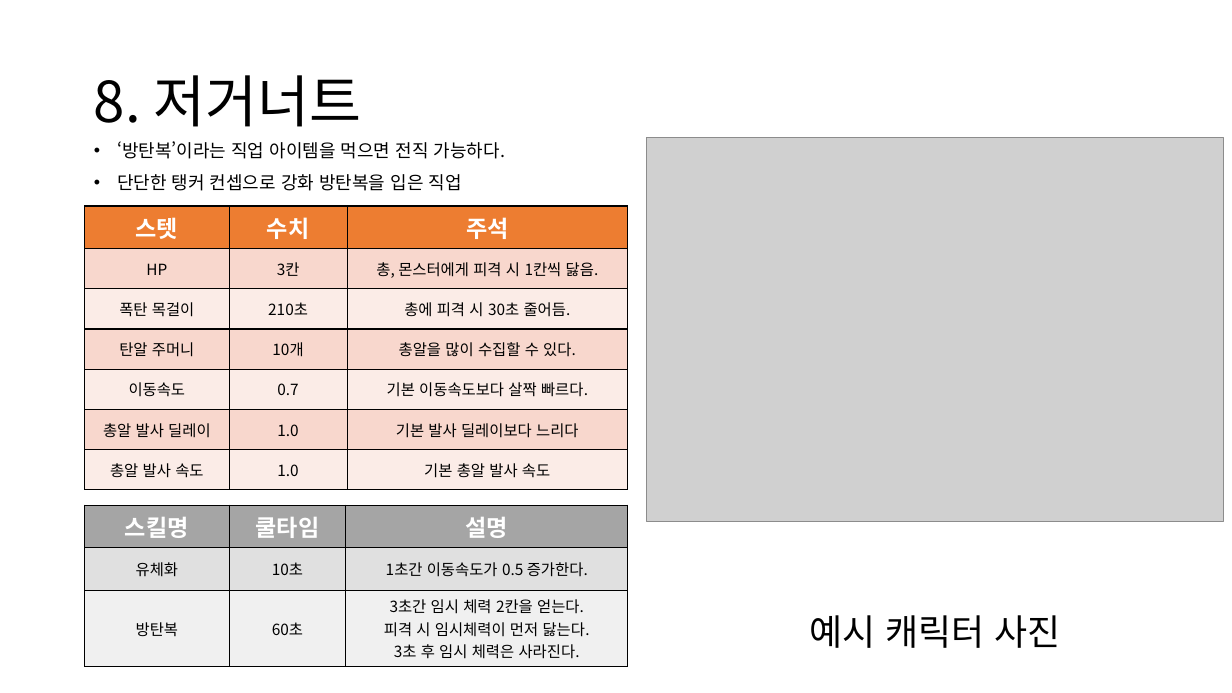
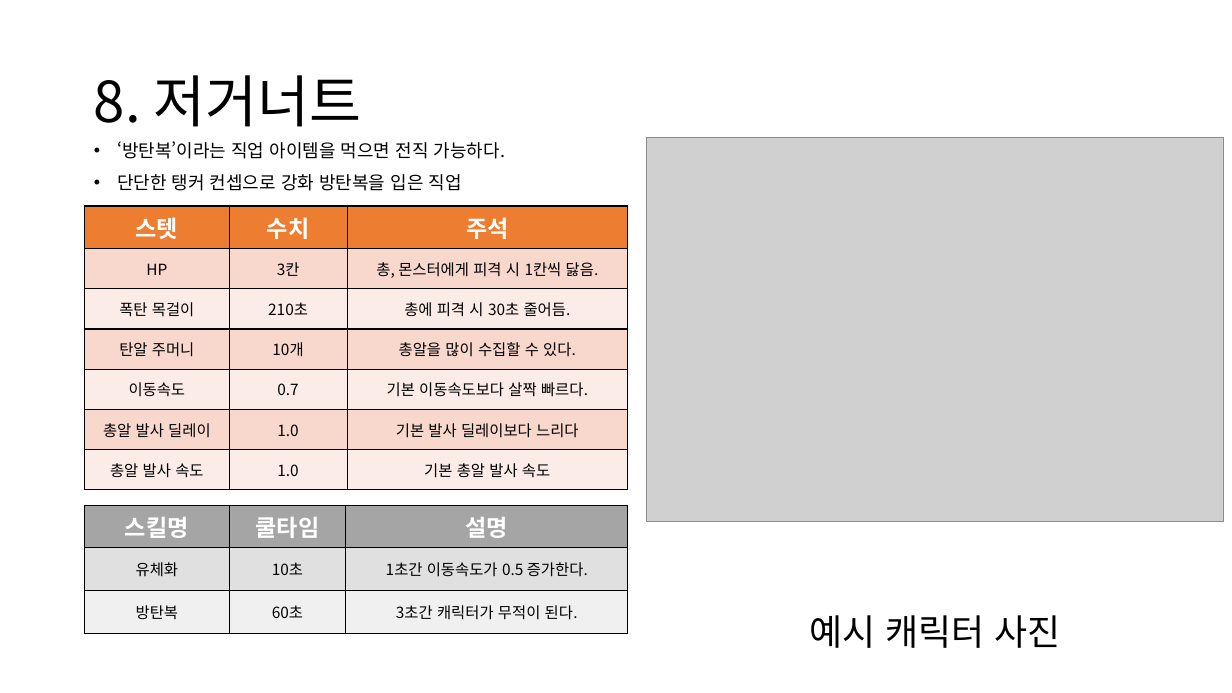
Before and after one commit to TRASHES0/MAFIA_60SECs, a slide deck: slide 9 of 기획/TRASHES 직업 기획서 - 수정 의견 이정우.pptx. Drawn at 1232x693 pixels with LibreOffice and Linux fonts; fonts in the diff are those of the drawing; grey boxes stand for pictures. Boxes give left, top, right and bottom in pixels: in the first picture for what was removed or moved away, otherwise in the second. Text is boxed around its words. In the diff, an @@ line names an element or a change of style, - is before the commit and + after.

```diff
--- a/기획/TRASHES 직업 기획서 - 수정 의견 이정우.pptx
+++ b/기획/TRASHES 직업 기획서 - 수정 의견 이정우.pptx
@@ table at (85,506,628,633) @@
-row 3, column 3: 3초간 임시 체력 2칸을 얻는다. / 피격 시 임시체력이 먼저 닳는다. 3초 후 임시 체력은 사라진다.
+row 3, column 3: 3초간 캐릭터가 무적이 된다.
```
Also in this commit, not shown: 1 other slide changed.
